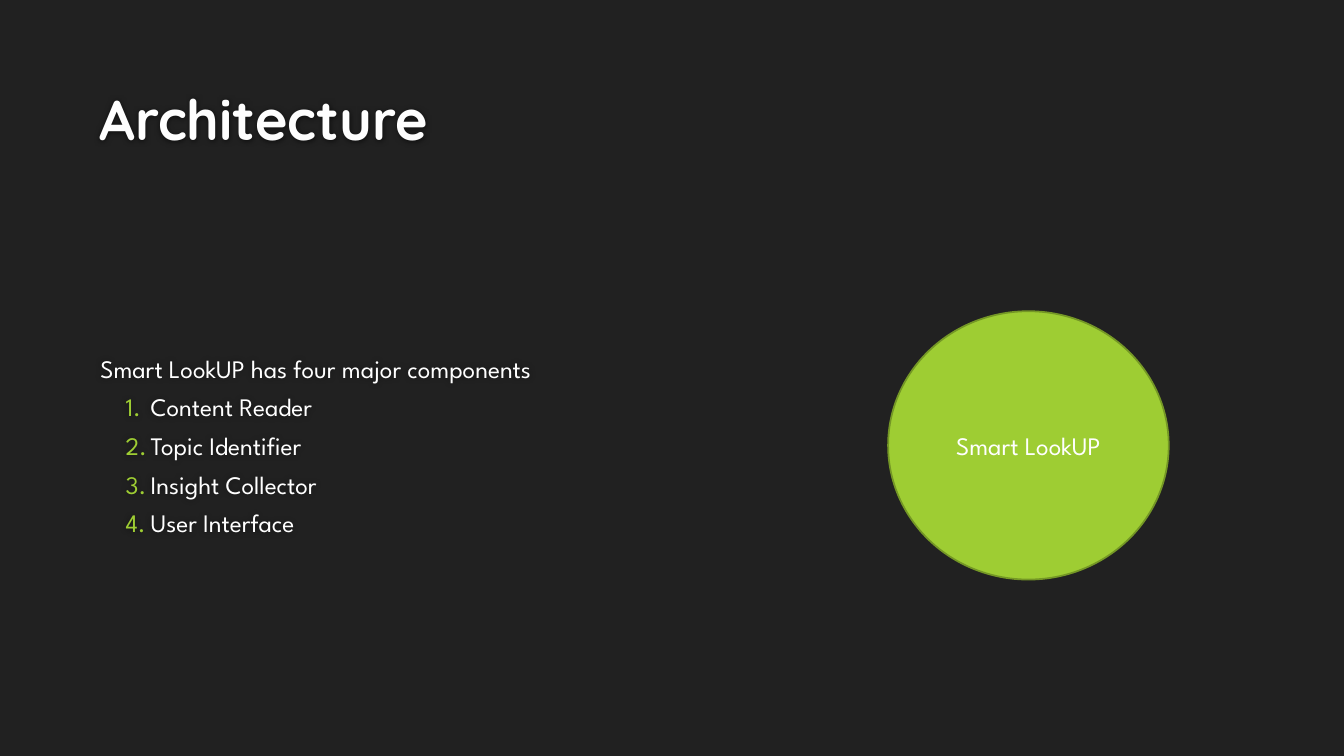
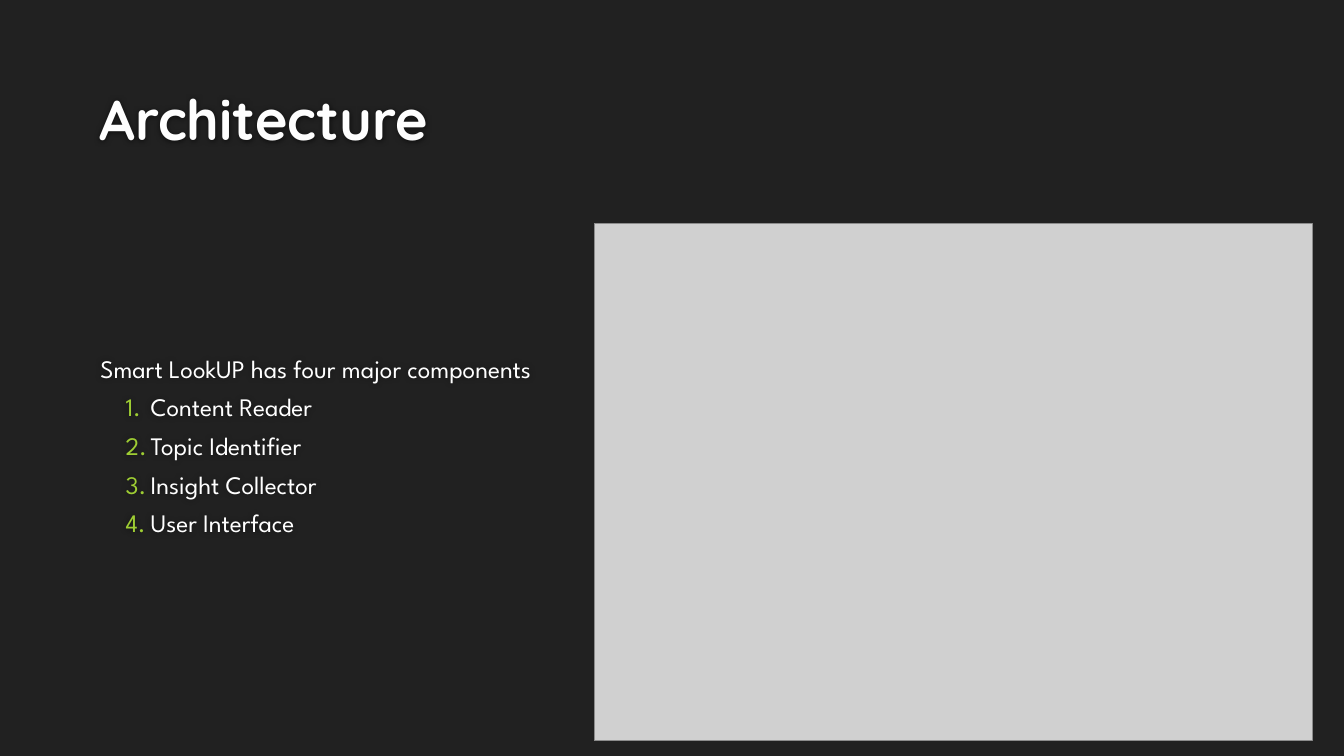
Before and after one commit to Pranshu258/SmartLookup, a slide deck: slide 3 of Documents/Smart LookUP.pptx. Drawn at 1344x756 pixels with LibreOffice and Linux fonts; fonts in the diff are those of the drawing; grey boxes stand for pictures; background and template pictures are left out. Boxes give left, top, right and bottom in pixels: in the first picture for what was removed or moved away, otherwise in the second. Text is boxed around its words. In the diff, an @@ line names an element or a change of style, - is before the commit and + after.

Commit message:
Edited PPT

```diff
--- a/Documents/Smart LookUP.pptx
+++ b/Documents/Smart LookUP.pptx
@@ picture added at [594,224,1312,741] @@
@@ ellipse removed at [888,312,1169,580] @@
-Smart LookUP
```
Also in this commit, not shown: 1 other slide changed, 1 slide removed.
